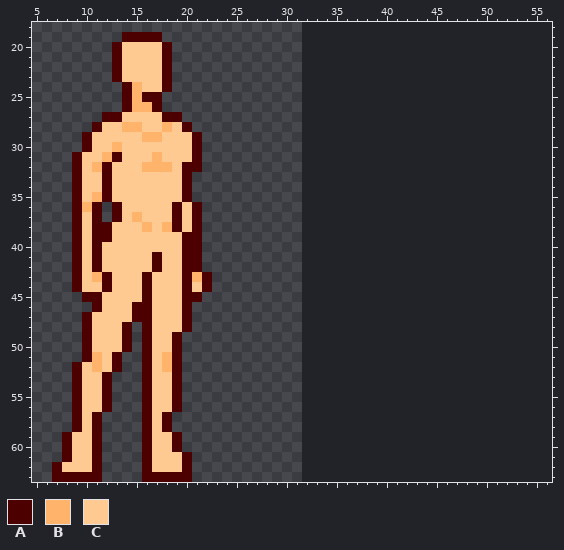
Two states of a pixel-art sprite, graphics/platformer/tiled_sprites.png. Above, as it was before the edit.
The file is 32x64 pixels. Shown: x 5..56, y 18..63. The old version is drawn lined up with the new one, on the new canvas.
Palette (. is transparent): A #4c0000  B #ffb36b  C #ffc992
Pixels before, first column x 7:
19 .......AAAA.....
20 ......ACCCCA....
21 ......ACCCCA....
22 ......ACCCCA....
23 ......ACCCCA....
24 .......ABCCA....
25 .......ABAA.....
26 .......ABBA.....
27 .....AACCCCAA...
28 ....ACCBBCCBCA..
29 ...ACCCCCBBCCCA.
30 ...ACCBCCCCCCCA.
31 ..ACCBACCCBCCCA.
32 ..ACBACCCBBBCAA.
33 ..ACCACCCCCCCA..
34 ..ACCACCCCCCCA..
35 ..ACBACCCCCCCA..
36 ..ABA.ACCCCCACA.
37 ..ACA.ACBCCCACA.
38 ..ACAACCCBCBACA.
39 ..ACAACCCCCCCAA.
40 ..ACACCCCCCCCAA.
41 ..ACACCCCCACCAA.
42 ..ACACCCCCACCAA.
43 ..ACBACCCACCCABA
44 ..ACCACCCACCCACA
45 ...AACCCCACCCAA.
46 ....ACCCAACCCA..
47 ...ACCCCAACCCA..
48 ...ACCCA.ACCCA..
49 ...ACCCA.ACCA...
50 ...ACCCA.ACCA...
51 ...ABCA..ACBA...
52 ..ACBCA..ACBA...
53 ..ACCA...ACCA...
54 ..ACCA...ACCA...
55 ..ACCA...ACCA...
56 ..ACCA...ACCA...
57 ..ACA....ACA....
58 ..ACA....ACA....
59 .ACCA....ACCA...
60 .ACCA....ACCA...
61 .ACCA....ACCCA..
62 ACCCA....ACCCA..
63 AAAAA....AAAAA..
New version:
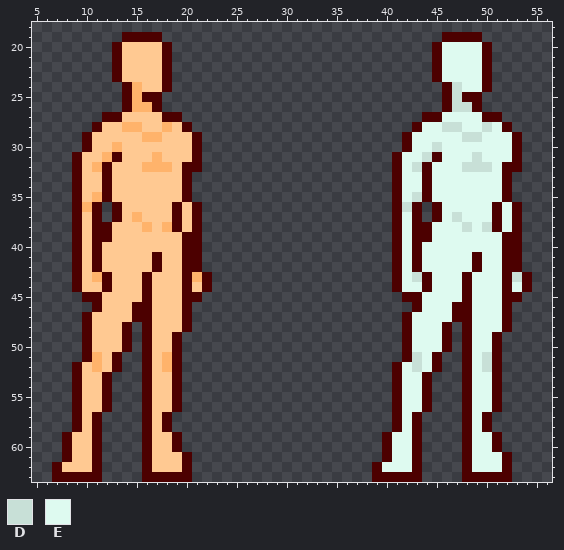
Colours new in this view: D #c8e0d7  E #defaf0
Changes in this commit:
{"change": "canvas 32x64 -> 64x64"}
{"y":19,"x":46,"old":"....","new":"AAAA"}
{"y":20,"x":45,"old":"......","new":"AEEEEA"}
{"y":21,"x":45,"old":"......","new":"AEEEEA"}
{"y":22,"x":45,"old":"......","new":"AEEEEA"}
{"y":23,"x":45,"old":"......","new":"AEEEEA"}
{"y":24,"x":46,"old":".....","new":"ADEEA"}
{"y":25,"x":46,"old":"....","new":"ADAA"}
{"y":26,"x":46,"old":"....","new":"ADDA"}
{"y":27,"x":44,"old":"........","new":"AAEEEEAA"}
{"y":28,"x":43,"old":"..........","new":"AEEDDEEDEA"}
{"y":29,"x":42,"old":"............","new":"AEEEEEDDEEEA"}
{"y":30,"x":42,"old":"............","new":"AEEDEEEEEEEA"}
{"y":31,"x":41,"old":".............","new":"AEEDAEEEDEEEA"}
{"y":32,"x":41,"old":".............","new":"AEDAEEEDDDEAA"}
{"y":33,"x":41,"old":"............","new":"AEEAEEEEEEEA"}
{"y":34,"x":41,"old":"............","new":"AEEAEEEEEEEA"}
{"y":35,"x":41,"old":"............","new":"AEDAEEEEEEEA"}
{"y":36,"x":41,"old":"...","new":"ADA"}
{"y":36,"x":45,"old":".........","new":"AEEEEEAEA"}
{"y":37,"x":41,"old":"...","new":"AEA"}
{"y":37,"x":45,"old":".........","new":"AEDEEEAEA"}
{"y":38,"x":41,"old":".............","new":"AEAAEEEDEDAEA"}
{"y":39,"x":41,"old":".............","new":"AEAAEEEEEEEAA"}
{"y":40,"x":41,"old":".............","new":"AEAEEEEEEEEAA"}
{"y":41,"x":41,"old":".............","new":"AEAEEEEEAEEAA"}
{"y":42,"x":41,"old":".............","new":"AEAEEEEEAEEAA"}
{"y":43,"x":41,"old":"..............","new":"AEDAEEEAEEEADA"}
{"y":44,"x":41,"old":"..............","new":"AEEAEEEAEEEAEA"}
{"y":45,"x":42,"old":"............","new":"AAEEEEAEEEAA"}
{"y":46,"x":43,"old":"..........","new":"AEEEAAEEEA"}
{"y":47,"x":42,"old":"...........","new":"AEEEEAAEEEA"}
{"y":48,"x":42,"old":".....","new":"AEEEA"}
{"y":48,"x":48,"old":".....","new":"AEEEA"}
{"y":49,"x":42,"old":".....","new":"AEEEA"}
{"y":49,"x":48,"old":"....","new":"AEEA"}
{"y":50,"x":42,"old":".....","new":"AEEEA"}
{"y":50,"x":48,"old":"....","new":"AEEA"}
{"y":51,"x":42,"old":"....","new":"ADEA"}
{"y":51,"x":48,"old":"....","new":"AEDA"}
{"y":52,"x":41,"old":".....","new":"AEDEA"}
{"y":52,"x":48,"old":"....","new":"AEDA"}
{"y":53,"x":41,"old":"....","new":"AEEA"}
{"y":53,"x":48,"old":"....","new":"AEEA"}
{"y":54,"x":41,"old":"....","new":"AEEA"}
{"y":54,"x":48,"old":"....","new":"AEEA"}
{"y":55,"x":41,"old":"....","new":"AEEA"}
{"y":55,"x":48,"old":"....","new":"AEEA"}
{"y":56,"x":41,"old":"....","new":"AEEA"}
{"y":56,"x":48,"old":"....","new":"AEEA"}
{"y":57,"x":41,"old":"...","new":"AEA"}
{"y":57,"x":48,"old":"...","new":"AEA"}
{"y":58,"x":41,"old":"...","new":"AEA"}
{"y":58,"x":48,"old":"...","new":"AEA"}
{"y":59,"x":40,"old":"....","new":"AEEA"}
{"y":59,"x":48,"old":"....","new":"AEEA"}
{"y":60,"x":40,"old":"....","new":"AEEA"}
{"y":60,"x":48,"old":"....","new":"AEEA"}
{"y":61,"x":40,"old":"....","new":"AEEA"}
{"y":61,"x":48,"old":".....","new":"AEEEA"}
{"y":62,"x":39,"old":".....","new":"AEEEA"}
{"y":62,"x":48,"old":".....","new":"AEEEA"}
{"y":63,"x":39,"old":".....","new":"AAAAA"}
{"y":63,"x":48,"old":".....","new":"AAAAA"}
{"label":"added","picture_box":[372,32,532,482]}
